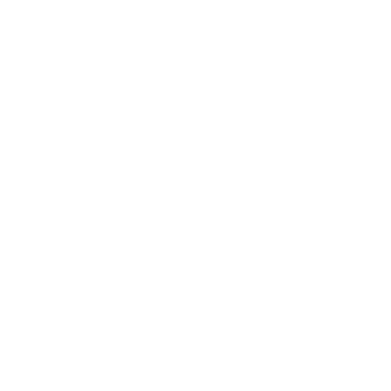
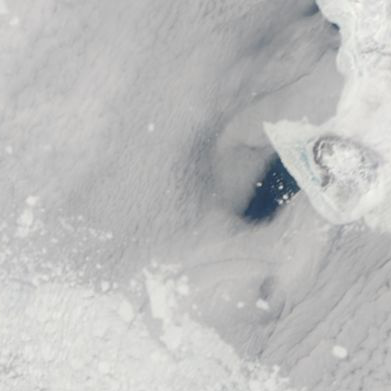
The second (391, 391) image is a revision of the first. Changes to its layers:
added layer "171_bering_strait_100km_20120523.terra.truecolor.250m" above "landfast ice" over [0, 0, 391, 391]
